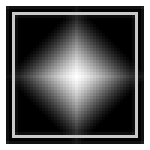
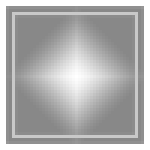
Revision of a layered 150px x 150px image; what changed, layer by layer:
painted on "center" over [6, 6, 144, 144]
